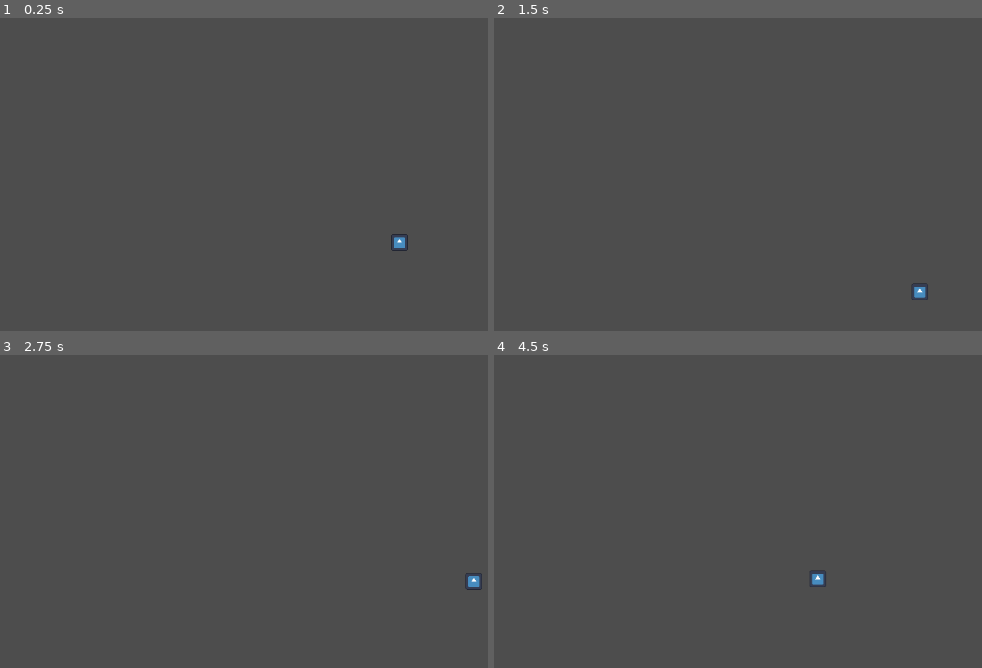
Above: before the commit, frames 1-4 (two rows, left to right).
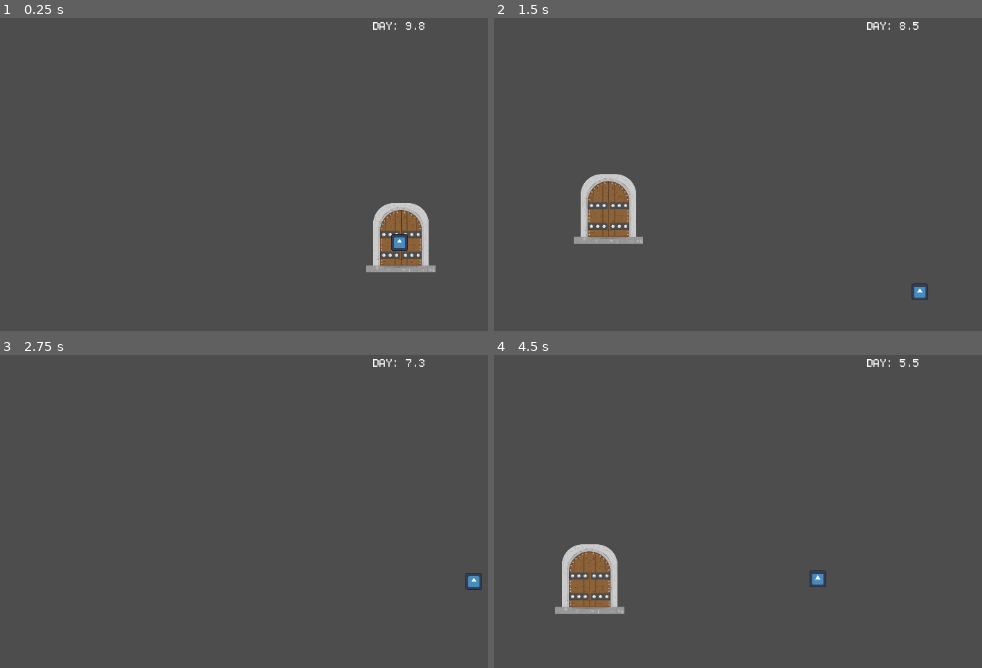
Above: after the commit, the same moments.

Repository: Juniper19/beaver-game
Game: Godot game, scene res://world.tscn
The game is run twice, just before and just after one commit, with the same random seed, the same clock (stepped at 60 frames per second) and the same inputs. The engine's default icon, where the game draws it, is replaced by a stand-in: a white triangle on a blue panel in a dark square.
Inputs:
- Up to frame 1 (0.25 s): no input
- Up to frame 2 (1.5 s): tap Enter (ui_accept) at 0.5, 0.77 s; hold D (move_right) 0.53-1.28 s; hold E (interact) 0.53-1.28 s; hold S (move_down) from 1.28 s (still down); tap E (interact) at 1.35 s
- Up to frame 3 (2.75 s): tap Enter (ui_accept) at 1.52 s; release S (move_down) at 2.03 s; hold D (move_right) from 2.03 s (still down); hold E (interact) from 2.03 s (still down)
- Up to frame 4 (4.5 s): release D (move_right) at 2.78 s; release E (interact) at 2.78 s; hold W (move_up) 2.78-3.53 s; tap E (interact) at 2.85, 4.35 s; tap Enter (ui_accept) at 3.02, 3.77 s; hold E (interact) 3.53-4.28 s; hold A (move_left) from 3.53 s (still down)

The runs differ from the first frame. In frame 1, 2.2% of the frame differs, in the area x 75-90%, y 1-82%; in frame 2, 2.4%; in frame 3, 0.1%; in frame 4, 2.4%, in the area x 12-88%, y 1-83%.

Commit message:
day time stays across scenes

Diff:
--- /dev/null
+++ b/Dam/inside_dam.gd
@@ -0,0 +1,7 @@
+extends Node2D
+
+@onready var canvas_modulate: CanvasModulate = $CanvasModulate
+@onready var timer_label: Label = $UI/TimerLabel
+
+func _ready() -> void:
+	DayNightManager.refresh_scene_links(canvas_modulate, timer_label)
--- /dev/null
+++ b/Dam/inside_dam.tscn
@@ -0,0 +1,11 @@
+[gd_scene load_steps=3 format=3 uid="uid://cus4fv7iknxoj"]
+
+[ext_resource type="PackedScene" uid="uid://dd4iqf5la6hly" path="res://player/player.tscn" id="1_applo"]
+[ext_resource type="PackedScene" uid="uid://cxl18pj2uuxtl" path="res://Doors/door.tscn" id="2_6w3bf"]
+
+[node name="InsideDam" type="Node2D"]
+
+[node name="Door" parent="." instance=ExtResource("2_6w3bf")]
+target_scene = "uid://cl1jmkdurg2bg"
+
+[node name="Player" parent="." instance=ExtResource("1_applo")]
--- a/Day and night/day_night_manager.gd
+++ b/Day and night/day_night_manager.gd
@@ -1,22 +1,24 @@
 extends Node
 
-# ---------------- Settings ----------------
 @export var day_length: float = 10.0
 @export var night_length: float = 8.0
 @export var day_color: Color = Color(1, 1, 1)
 @export var night_color: Color = Color(0.25, 0.3, 0.45)
 @export var transition_speed: float = 1.5
 
-# ---------------- State ----------------
 var is_day: bool = true
+var _initialized: bool = false
 var canvas_modulate: CanvasModulate
 var day_timer: Timer
 var night_timer: Timer
 var timer_label: Label
 var current_timer: Timer
 
-# ---------------- Lifecycle ----------------
 func _ready() -> void:
+	if _initialized:
+		return
+	_initialized = true
+
 	canvas_modulate = $CanvasModulate
 	day_timer = $DayTimer
 	night_timer = $NightTimer
@@ -30,33 +32,49 @@
 
 	start_day()
 
+	get_tree().connect("current_scene_changed", Callable(self, "_on_scene_changed"))
+
+func _on_scene_changed() -> void:
+	# Ensure the manager stays attached to the root
+	if get_parent() != get_tree().get_root():
+		get_tree().get_root().add_child(self)
+		set_owner(get_tree().get_root())
+
+	var ui_node := $UI
+	if ui_node and ui_node.is_inside_tree():
+		ui_node.raise()  # valid for Control nodes, works like move_to_front()
+
 func start_day() -> void:
 	is_day = true
 	canvas_modulate.color = day_color
 	current_timer = day_timer
-	print("☀️ Day started!")
 	day_timer.start()
 
 func _on_day_ended() -> void:
-	print("🌙 Day ended. Night begins!")
 	is_day = false
 	day_timer.stop()
 	current_timer = night_timer
 	night_timer.start()
 
 func _on_night_ended() -> void:
-	print("☀️ Night ended. Day begins!")
 	is_day = true
 	night_timer.stop()
 	current_timer = day_timer
 	day_timer.start()
 
-# ---------------- Update ----------------
 func _process(delta: float) -> void:
-	# Fade between colors
+	if not canvas_modulate or not current_timer:
+		return
 	var target_color: Color = day_color if is_day else night_color
 	canvas_modulate.color = canvas_modulate.color.lerp(target_color, delta * transition_speed)
+	if timer_label and current_timer.time_left > 0.0:
+		timer_label.text = ("%s: %.1f" % ["Day" if is_day else "Night", current_timer.time_left]).to_upper()
 
-	# Display countdown
-	if current_timer and current_timer.time_left > 0:
-		timer_label.text = ("%s: %.1f" % ["Day" if is_day else "Night", current_timer.time_left]).to_upper()
+# ---------------- ONLY SPAWN ONE, important----------------
+static var instance: DayNightManager
+
+func _enter_tree() -> void:
+	if instance and instance != self:
+		queue_free()
+		return
+	instance = self
--- a/Day and night/day_night_manager.tscn
+++ b/Day and night/day_night_manager.tscn
@@ -7,6 +7,7 @@
 script = ExtResource("1_rtqch")
 
 [node name="TEMP BG for testing" type="ColorRect" parent="."]
+visible = false
 anchors_preset = 15
 anchor_right = 1.0
 anchor_bottom = 1.0
--- a/Doors/door.tscn
+++ b/Doors/door.tscn
@@ -10,10 +10,10 @@
 script = ExtResource("1_42blv")
 
 [node name="Sprite2D" type="Sprite2D" parent="."]
-position = Vector2(281.75, 170.75)
+position = Vector2(1.25, 0.25)
 scale = Vector2(0.3008982, 0.3008982)
 texture = ExtResource("1_dlf7b")
 
 [node name="CollisionShape2D" type="CollisionShape2D" parent="."]
-position = Vector2(281.5, 170)
+position = Vector2(1, -0.5)
 shape = SubResource("RectangleShape2D_dlf7b")
--- a/player/player.tscn
+++ b/player/player.tscn
@@ -1,7 +1,8 @@
-[gd_scene load_steps=5 format=3 uid="uid://dd4iqf5la6hly"]
+[gd_scene load_steps=6 format=3 uid="uid://dd4iqf5la6hly"]
 
 [ext_resource type="Script" uid="uid://bj7kbff2cyf66" path="res://player/player.gd" id="1_rkbax"]
 [ext_resource type="Texture2D" uid="uid://bemu00ea6bigs" path="res://icon.svg" id="2_g1dw6"]
+[ext_resource type="PackedScene" uid="uid://f5ov75exi6ub" path="res://Day and night/day_night_manager.tscn" id="3_g1dw6"]
 
 [sub_resource type="CircleShape2D" id="CircleShape2D_nevrd"]
 radius = 13.0
@@ -33,3 +34,5 @@
 [node name="Camera2D" type="Camera2D" parent="."]
 scale = Vector2(2, 2)
 position_smoothing_enabled = true
+
+[node name="DayNightManager" parent="." instance=ExtResource("3_g1dw6")]
--- a/project.godot
+++ b/project.godot
@@ -14,6 +14,10 @@
 run/main_scene="uid://cl1jmkdurg2bg"
 config/features=PackedStringArray("4.5", "Forward Plus")
 config/icon="res://icon.svg"
+
+[autoload]
+
+DayNightManager="*res://Day and night/day_night_manager.tscn"
 
 [gui]
 
--- a/world.tscn
+++ b/world.tscn
@@ -1,7 +1,12 @@
-[gd_scene load_steps=2 format=3 uid="uid://cl1jmkdurg2bg"]
+[gd_scene load_steps=3 format=3 uid="uid://cl1jmkdurg2bg"]
 
 [ext_resource type="PackedScene" uid="uid://dd4iqf5la6hly" path="res://player/player.tscn" id="1_f3sb7"]
+[ext_resource type="PackedScene" uid="uid://cxl18pj2uuxtl" path="res://Doors/door.tscn" id="3_tlwt5"]
 
 [node name="World" type="Node2D"]
 
+[node name="Door" parent="." instance=ExtResource("3_tlwt5")]
+position = Vector2(1, -7)
+target_scene = "uid://cus4fv7iknxoj"
+
 [node name="Player" parent="." instance=ExtResource("1_f3sb7")]
Not shown, added: Dam/inside_dam.gd.uid
